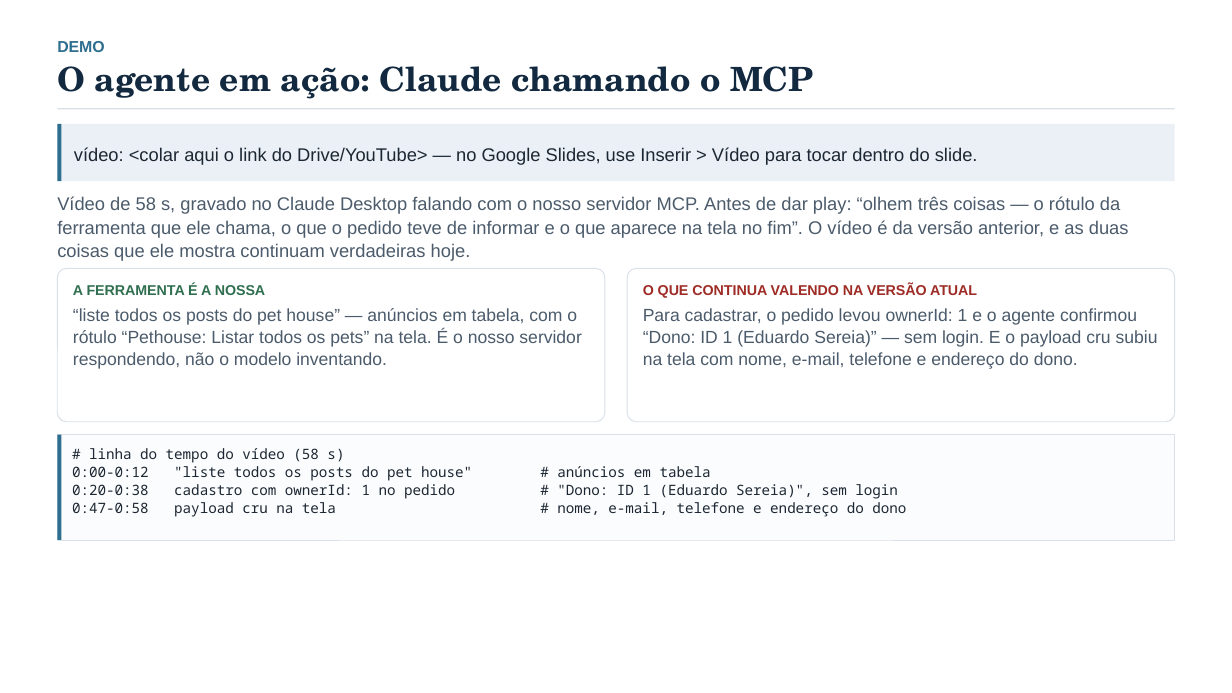
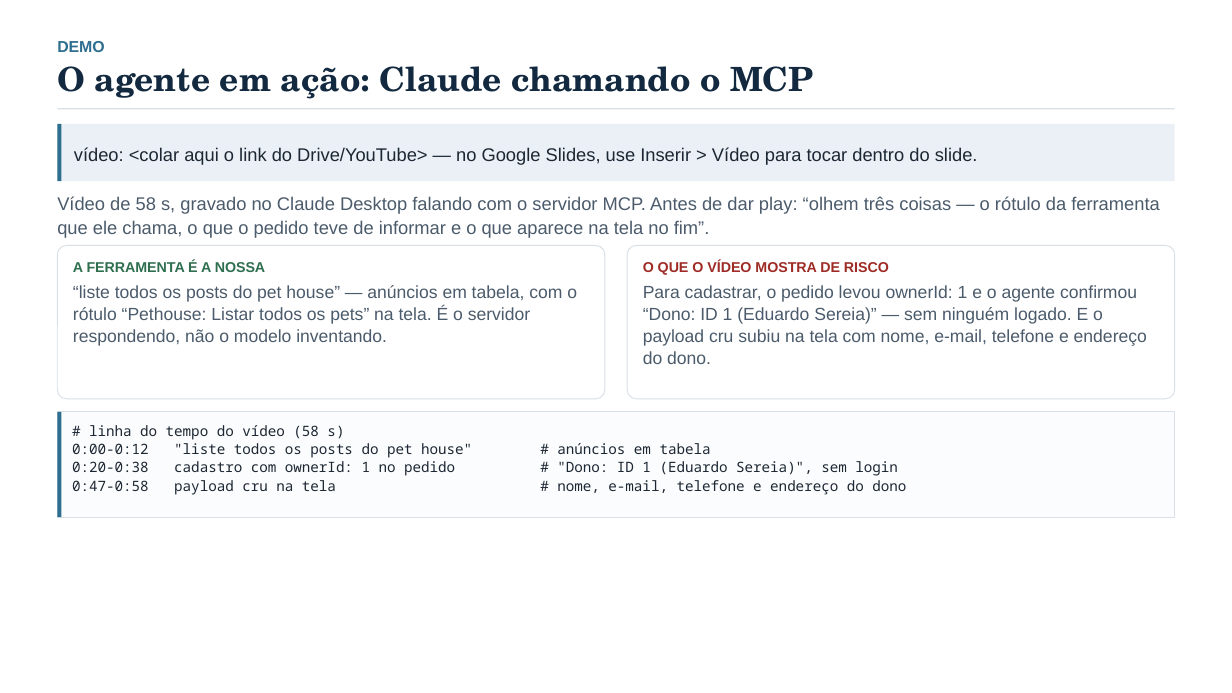
Before and after one commit to edu-correia/project-mcp-pet-adoption, a slide deck: slide 8 of docs/apresentacao-analise-pethouse-mcp.pptx (slide 9 before the commit). Drawn at 1232x693 pixels with LibreOffice and Linux fonts; fonts in the diff are those of the drawing. Boxes give left, top, right and bottom in pixels: in the first picture for what was removed or moved away, otherwise in the second. Text is boxed around its words. In the diff, an @@ line names an element or a change of style, - is before the commit and + after.

Commit message:
docs: apresenta a analise da solucao no estado atual (15 slides, sem antes/depois)
- deck reescrito: numeros e tese, arquitetura da ponte, inventario das 12 tools,
  metodo de verificacao, casos de uso, demo, tres insucessos e seguranca
- removidas as referencias a correcao/versao anterior: o material descreve o
  sistema como ele e (publico nao tem contexto de mudanca)
- roteiro de falas refeito para 4 pessoas sobre os 15 slides

```diff
--- a/docs/apresentacao-analise-pethouse-mcp.pptx
+++ b/docs/apresentacao-analise-pethouse-mcp.pptx
@@ text at [57,196,1160,238]: text changed @@
-Vídeo de 58 s, gravado no Claude Desktop falando com o nosso servidor MCP. Antes de dar play: “olhem três coisas — o rótulo da ferramenta que ele chama, o que o pedido teve de informar e o que aparece na tela no fim”. O vídeo é da versão anterior, e as duas coisas que ele mostra continuam verdadeiras hoje.
+Vídeo de 58 s, gravado no Claude Desktop falando com o servidor MCP. Antes de dar play: “olhem três coisas — o rótulo da ferramenta que ele chama, o que o pedido teve de informar e o que aparece na tela no fim”.
@@ text at [643,261,1147,364]: text changed @@
-O QUE CONTINUA VALENDO NA VERSÃO ATUAL
-Para cadastrar, o pedido levou ownerId: 1 e o agente confirmou “Dono: ID 1 (Eduardo Sereia)” — sem login. E o payload cru subiu na tela com nome, e-mail, telefone e endereço do dono.
+O QUE O VÍDEO MOSTRA DE RISCO
+Para cadastrar, o pedido levou ownerId: 1 e o agente confirmou “Dono: ID 1 (Eduardo Sereia)” — sem ninguém logado. E o payload cru subiu na tela com nome, e-mail, telefone e endereço do dono.
@@ text at [73,285,577,346]: text changed @@
-“liste todos os posts do pet house” — anúncios em tabela, com o rótulo “Pethouse: Listar todos os pets” na tela. É o nosso servidor respondendo, não o modelo inventando.
+“liste todos os posts do pet house” — anúncios em tabela, com o rótulo “Pethouse: Listar todos os pets” na tela. É o servidor respondendo, não o modelo inventando.
@@ 2 rounded rectangles, 2 rectangles, 1 text: place and size @@
-2 rounded rectangles, 2 rectangles, 1 text at [57,268,1176,540]
+2 rounded rectangles, 2 rectangles, 1 text at [57,246,1176,518]
@@ text "# linha do tempo do ...": place and size @@
-text "# linha do tempo do ..." at [72,448,906,517]
+text "# linha do tempo do ..." at [72,425,906,495]
```
Also in this commit, not shown: 14 other slides changed, 1 slide removed, 4 other files.
